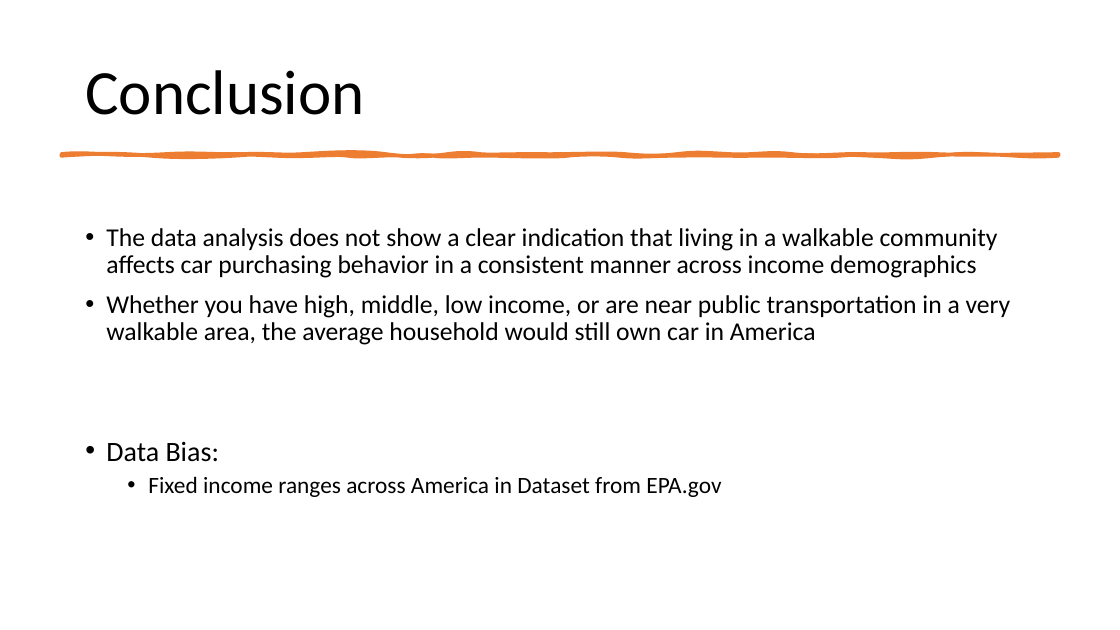
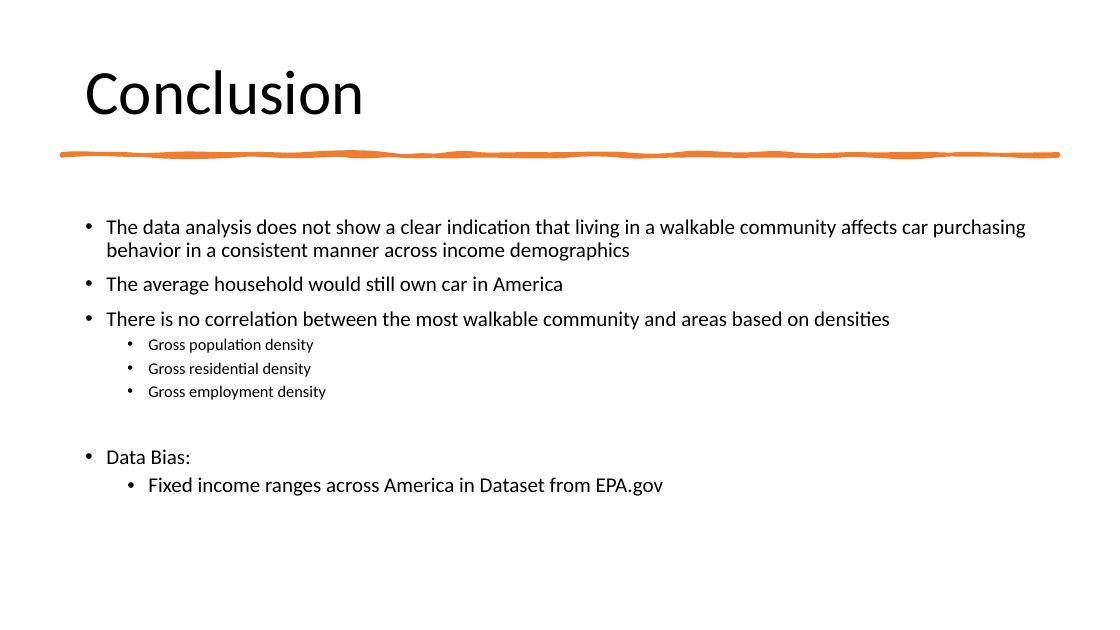
Before and after one commit to mbarre8/Project_1, a slide deck: slide 16 of Project1-PP f.pptx. Drawn at 1120x630 pixels with LibreOffice and Linux fonts; fonts in the diff are those of the drawing. Boxes give left, top, right and bottom in pixels: in the first picture for what was removed or moved away, otherwise in the second. Text is boxed around its words. In the diff, an @@ line names an element or a change of style, - is before the commit and + after.

```diff
--- a/Project1-PP f.pptx
+++ b/Project1-PP f.pptx
@@ text "The data analysis does not ...": place and size @@
-text "The data analysis does not ..." at <box>106,228,1011,497</box>
+text "The data analysis does not ..." at <box>106,219,1026,496</box>
@@ text at <box>106,219,1026,496</box>: size 22 to 18 pt in "The data analysis does not show a ..."; size 24 to 18 pt in "Data Bias:"; size 20 to 18 pt in "Fixed income ranges across America in Dataset ..." @@
@@ text at <box>106,276,890,400</box>: text changed; size 22 to 18 pt @@
-• Whether you have high, middle, low income, or are near public transportation in a very walkable area, the average household would still own car in America
+• The average household would still own car in America
+• There is no correlation between the most walkable community and areas based on densities
+  • Gross population density
+  • Gross residential density
+  • Gross employment density
```
Also in this commit, not shown: 4 other slides changed, 21 other files.
